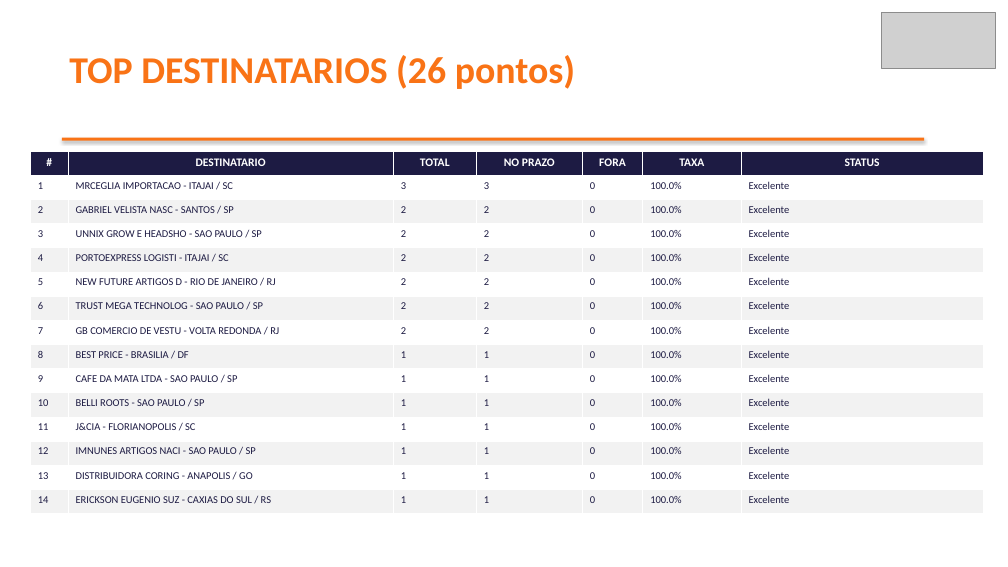
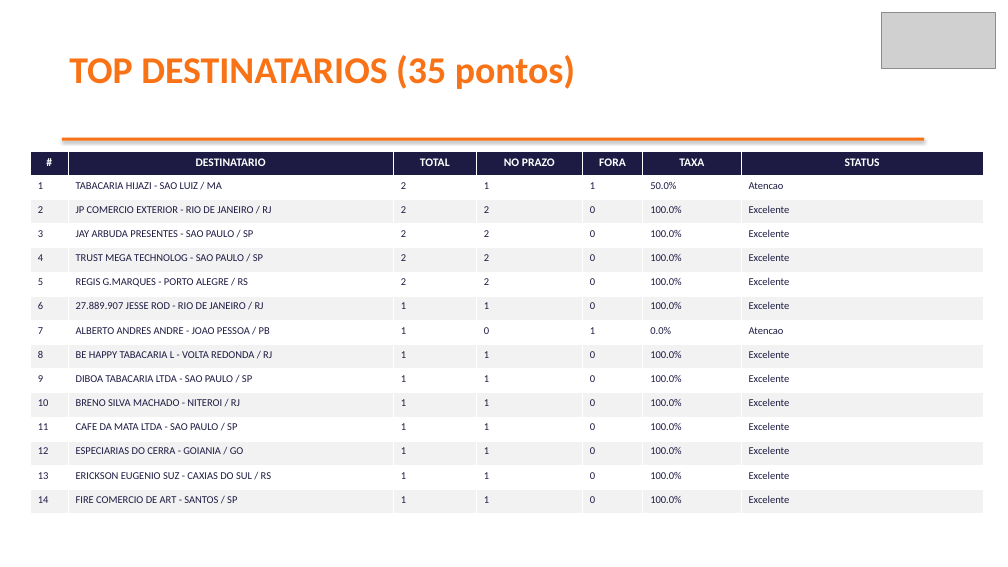
Before and after one commit to brendaelicia-sketch/PortoEX, a slide deck: slide 6 of MRCEGLIA_IMPORTACAO_E_SERVICOS.pptx (slide 5 before the commit). Drawn at 1008x567 pixels with LibreOffice and Linux fonts; fonts in the diff are those of the drawing; grey boxes stand for pictures. Boxes give left, top, right and bottom in pixels: in the first picture for what was removed or moved away, otherwise in the second. Text is boxed around its words. In the diff, an @@ line names an element or a change of style, - is before the commit and + after.

```diff
--- a/MRCEGLIA_IMPORTACAO_E_SERVICOS.pptx
+++ b/MRCEGLIA_IMPORTACAO_E_SERVICOS.pptx
@@ text at <box>69,55,575,89</box>: text changed @@
-TOP DESTINATARIOS (26 pontos)
+TOP DESTINATARIOS (35 pontos)
@@ table at <box>30,151,983,514</box> @@
-row 2: 1 | MRCEGLIA IMPORTACAO - ITAJAI / SC | 3 | 3 | 0 | 100.0% | Excelente
+row 2: 1 | TABACARIA HIJAZI - SAO LUIZ / MA | 2 | 1 | 1 | 50.0% | Atencao
-row 3, column 2: GABRIEL VELISTA NASC - SANTOS / SP
+row 3, column 2: JP COMERCIO EXTERIOR - RIO DE JANEIRO / RJ
-row 4, column 2: UNNIX GROW E HEADSHO - SAO PAULO / SP
+row 4, column 2: JAY ARBUDA PRESENTES - SAO PAULO / SP
-row 5, column 2: PORTOEXPRESS LOGISTI - ITAJAI / SC
+row 5, column 2: TRUST MEGA TECHNOLOG - SAO PAULO / SP
-row 6, column 2: NEW FUTURE ARTIGOS D - RIO DE JANEIRO / RJ
+row 6, column 2: REGIS G.MARQUES - PORTO ALEGRE / RS
-row 7: 6 | TRUST MEGA TECHNOLOG - SAO PAULO / SP | 2 | 2 | 0 | 100.0% | Excelente
+row 7: 6 | 27.889.907 JESSE ROD - RIO DE JANEIRO / RJ | 1 | 1 | 0 | 100.0% | Excelente
-row 8: 7 | GB COMERCIO DE VESTU - VOLTA REDONDA / RJ | 2 | 2 | 0 | 100.0% | Excelente
+row 8: 7 | ALBERTO ANDRES ANDRE - JOAO PESSOA / PB | 1 | 0 | 1 | 0.0% | Atencao
-row 9, column 2: BEST PRICE - BRASILIA / DF
+row 9, column 2: BE HAPPY TABACARIA L - VOLTA REDONDA / RJ
-row 10, column 2: CAFE DA MATA LTDA - SAO PAULO / SP
+row 10, column 2: DIBOA TABACARIA LTDA - SAO PAULO / SP
-row 11, column 2: BELLI ROOTS - SAO PAULO / SP
+row 11, column 2: BRENO SILVA MACHADO - NITEROI / RJ
-row 12, column 2: J&CIA - FLORIANOPOLIS / SC
+row 12, column 2: CAFE DA MATA LTDA - SAO PAULO / SP
-row 13, column 2: IMNUNES ARTIGOS NACI - SAO PAULO / SP
+row 13, column 2: ESPECIARIAS DO CERRA - GOIANIA / GO
-row 14, column 2: DISTRIBUIDORA CORING - ANAPOLIS / GO
+row 14, column 2: ERICKSON EUGENIO SUZ - CAXIAS DO SUL / RS
-row 15, column 2: ERICKSON EUGENIO SUZ - CAXIAS DO SUL / RS
+row 15, column 2: FIRE COMERCIO DE ART - SANTOS / SP
```
Also in this commit, not shown: 4 other slides changed, 1 slide added, 30 other files.
